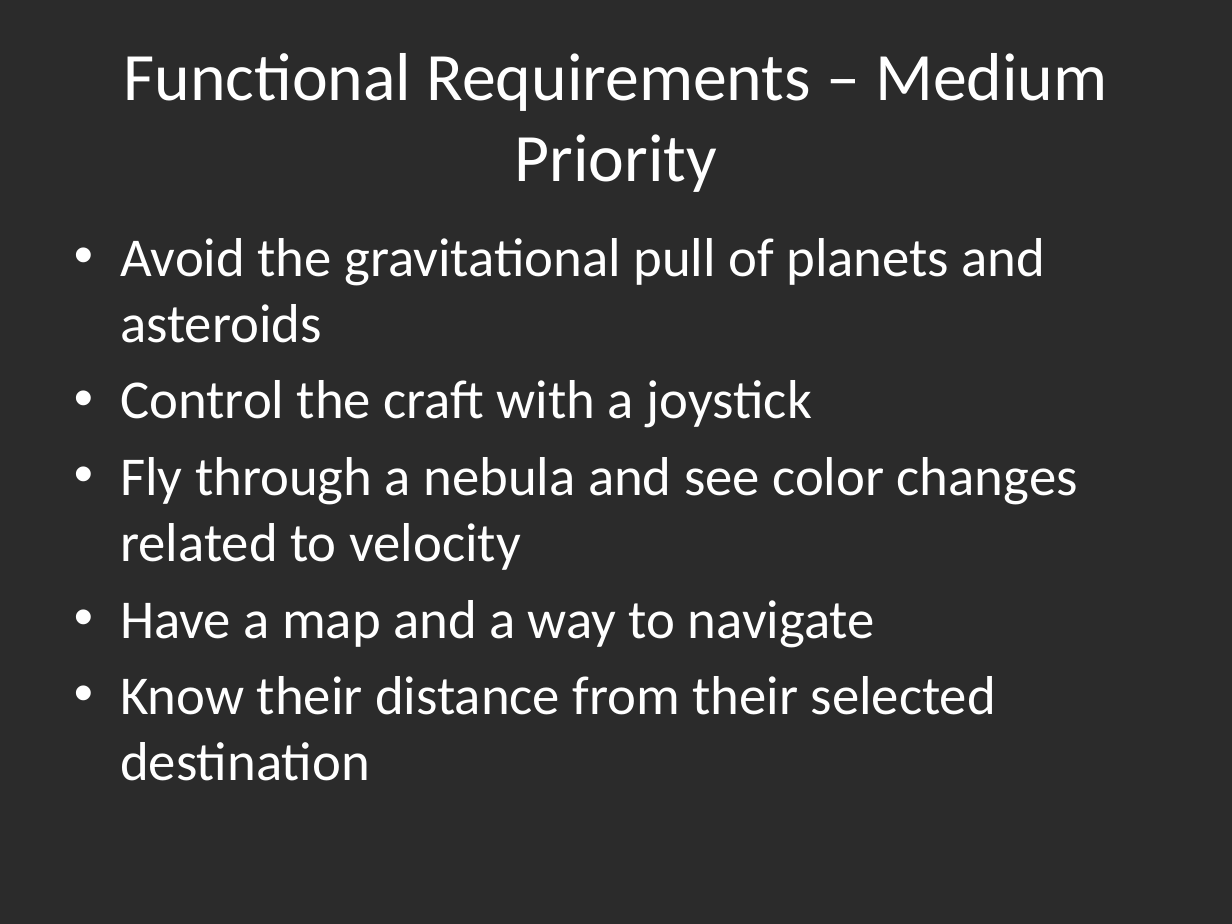
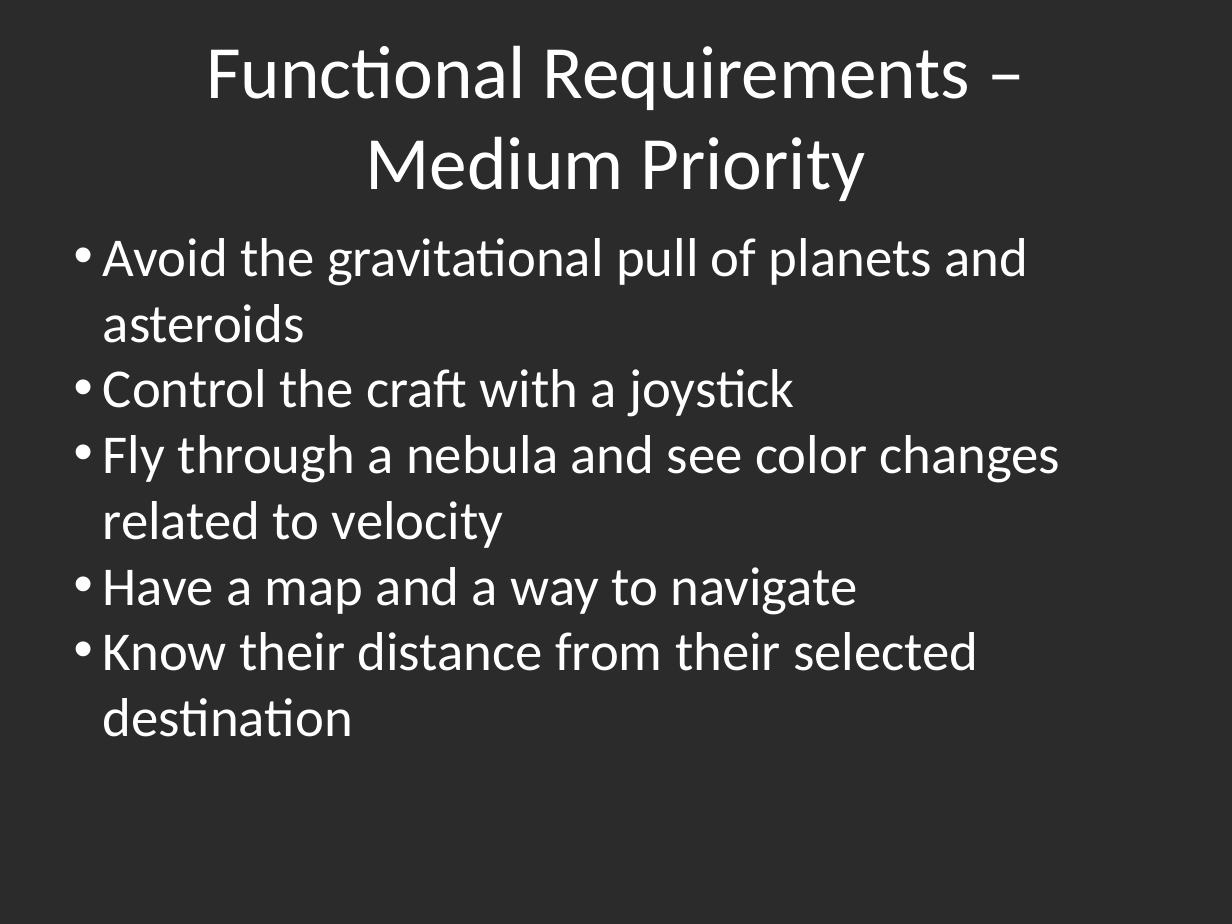
Before and after one commit to pf4d/space_simulator, a slide deck: slide 5 of doc/gamesPresentation1.pptx. Drawn at 1232x924 pixels with LibreOffice and Linux fonts; fonts in the diff are those of the drawing; background and template pictures are left out; a plain dark background stands for a picture behind light text. Boxes give left, top, right and bottom in pixels: in the first picture for what was removed or moved away, otherwise in the second. Text is boxed around its words. In the diff, an @@ line names an element or a change of style, - is before the commit and + after.

```diff
--- a/doc/gamesPresentation1.pptx
+++ b/doc/gamesPresentation1.pptx
@@ text "Functional Requirements – Medium Priority" at [206,45,970,201]: size 39.6 to 44 pt @@
@@ text "Avoid the gravitational pull of ..." at [103,238,1060,737]: indent changed; less space between paragraphs @@
```
Also in this commit, not shown: 8 other slides changed, 4 slides added, 1 other file.
